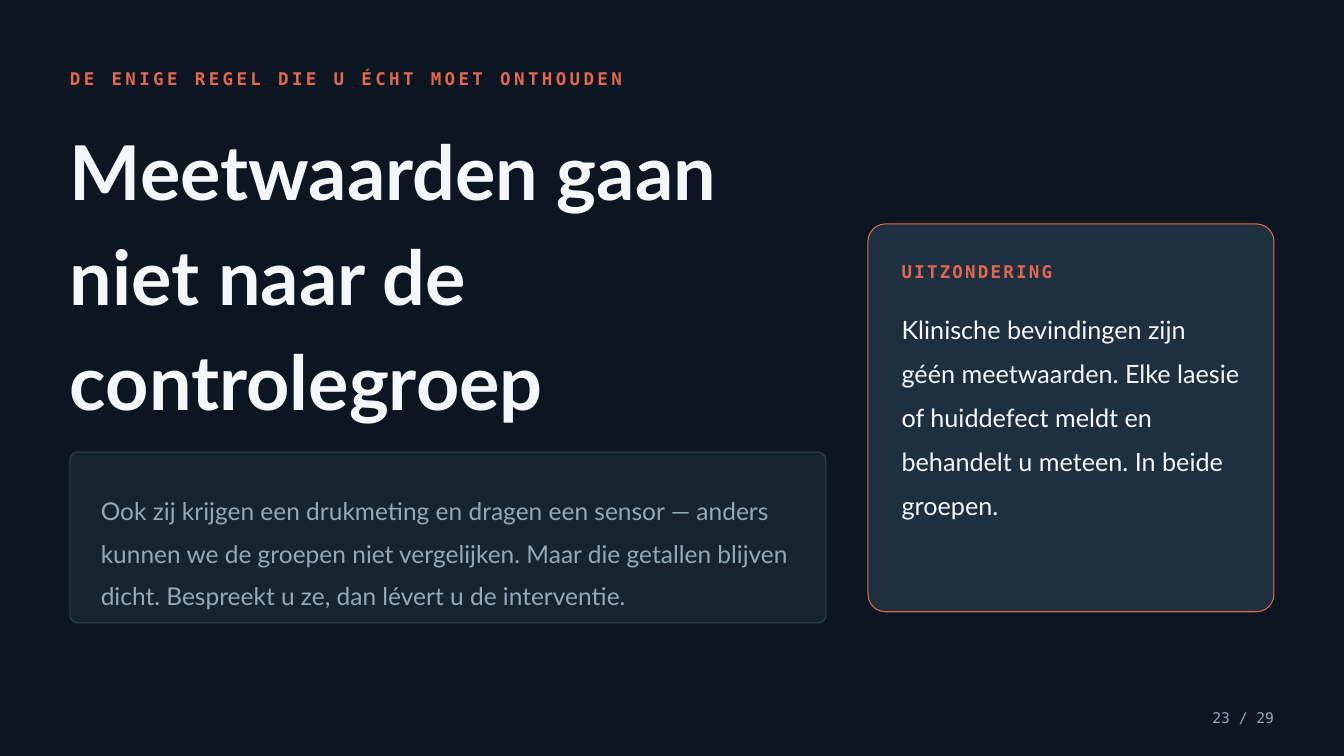
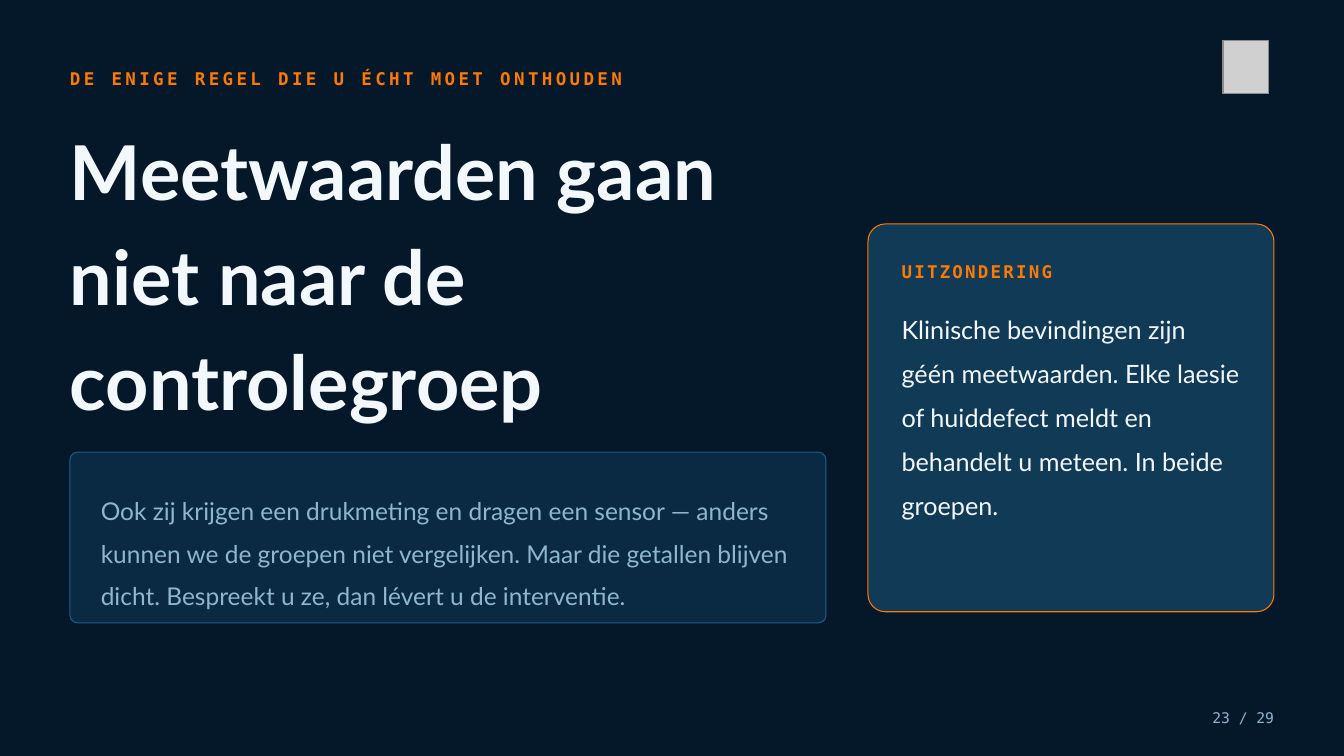
Before and after one commit to Dellfs/paradise-project, a slide deck: slide 23 of PARADISE_presentatie/PARADISE_informatiesessie_voetklinieken.pptx. Drawn at 1344x756 pixels with LibreOffice and Linux fonts; fonts in the diff are those of the drawing; grey boxes stand for pictures. Boxes give left, top, right and bottom in pixels: in the first picture for what was removed or moved away, otherwise in the second. Text is boxed around its words. In the diff, an @@ line names an element or a change of style, - is before the commit and + after.

```diff
--- a/PARADISE_presentatie/PARADISE_informatiesessie_voetklinieken.pptx
+++ b/PARADISE_presentatie/PARADISE_informatiesessie_voetklinieken.pptx
@@ rectangle at (x1=0, y1=0, x2=1344, y2=756): fill #0B1622 to #04182A @@
@@ picture added at (x1=1223, y1=40, x2=1269, y2=94) @@
@@ text "DE ENIGE REGEL DIE U ..." at (x1=70, y1=72, x2=622, y2=86): text colour #E4674E to #FF7A00 @@
@@ rounded rectangle at (x1=868, y1=224, x2=1274, y2=612): fill #1E3040 to #113A57; outline #E4674E 0.75 pt to #FF7A00 0.75 pt @@
@@ text "UITZONDERING" at (x1=902, y1=265, x2=1052, y2=279): text colour #E4674E to #FF7A00 @@
@@ text "Klinische bevindingen zijn géén meetwaarden. ..." at (x1=902, y1=320, x2=1239, y2=519): text colour #F4F8FB to #F2F8FC @@
@@ rounded rectangle at (x1=70, y1=453, x2=826, y2=623): fill #16242F to #0A2A44; outline #2C4356 0.75 pt to #215B84 0.75 pt @@
@@ text "Ook zij krijgen een drukmeting ..." at (x1=101, y1=502, x2=787, y2=609): text colour #93A9BA to #8FB6D0 @@
@@ text "23 / 29" at (x1=1212, y1=712, x2=1274, y2=723): text colour #93A9BA to #8FB6D0 @@
```
Also in this commit, not shown: 27 other slides changed, 1 slide added, 1 slide removed, 5 other files.
